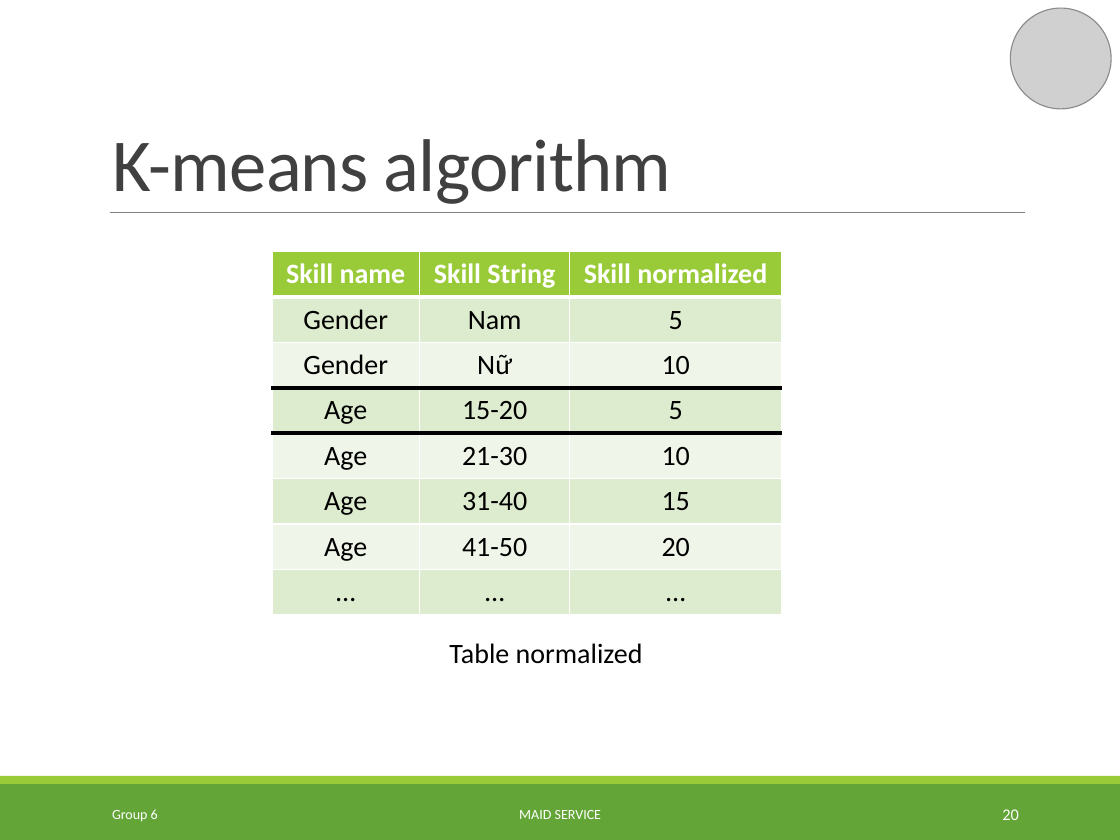
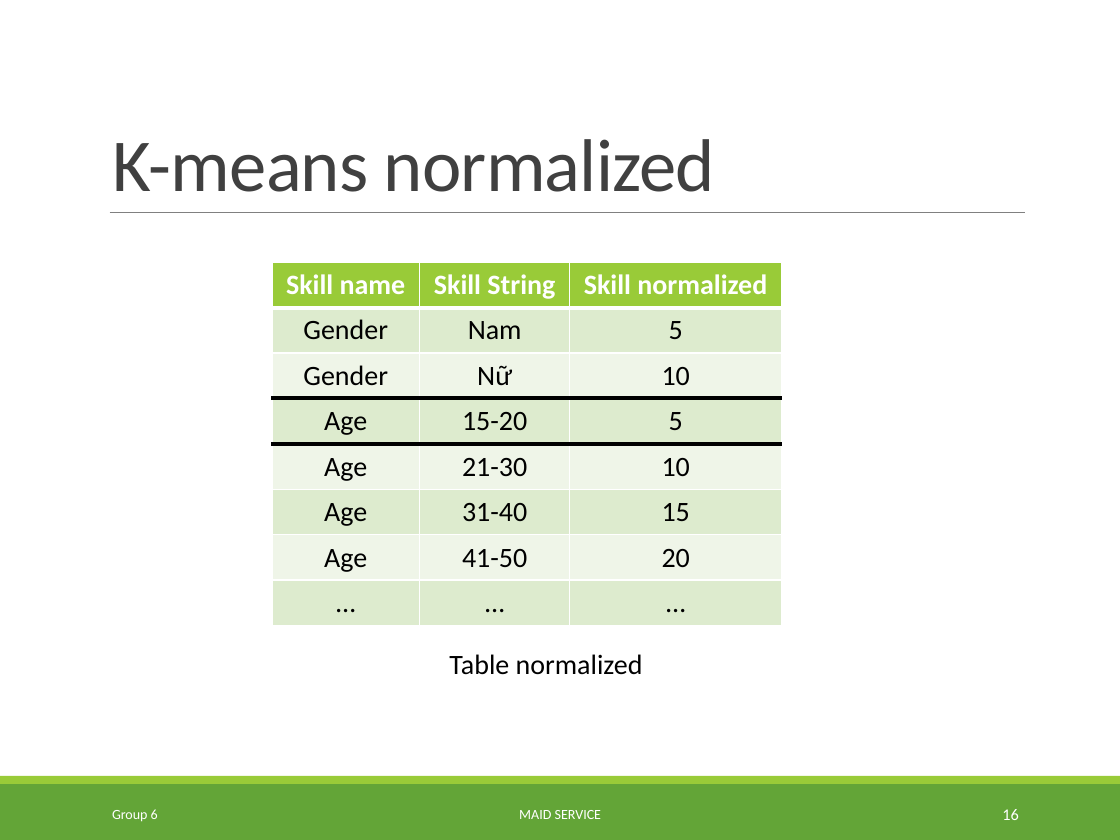
Before and after one commit to TuanBT/ms-website, a slide deck: slide 16 of Presentation/MS_Slide.pptx (slide 20 before the commit). Drawn at 1120x840 pixels with LibreOffice and Linux fonts; fonts in the diff are those of the drawing; grey boxes stand for pictures. Boxes give left, top, right and bottom in pixels: in the first picture for what was removed or moved away, otherwise in the second. Text is boxed around its words. In the diff, an @@ line names an element or a change of style, - is before the commit and + after.

```diff
--- a/Presentation/MS_Slide.pptx
+++ b/Presentation/MS_Slide.pptx
@@ picture removed at (x1=1010, y1=8, x2=1111, y2=109) @@
@@ title at (x1=112, y1=139, x2=715, y2=192): text changed @@
-K-means algorithm
+K-means normalized
@@ table moved from (x1=272, y1=251, x2=782, y2=614) to (x1=272, y1=262, x2=782, y2=625) @@
@@ text "Table normalized" moved from (x1=449, y1=643, x2=643, y2=664) to (x1=449, y1=654, x2=643, y2=675) @@
@@ page number at (x1=1002, y1=809, x2=1018, y2=820): text changed @@
-20
+16
```
Also in this commit, not shown: 16 other slides changed, 2 slides added, 6 slides removed.
